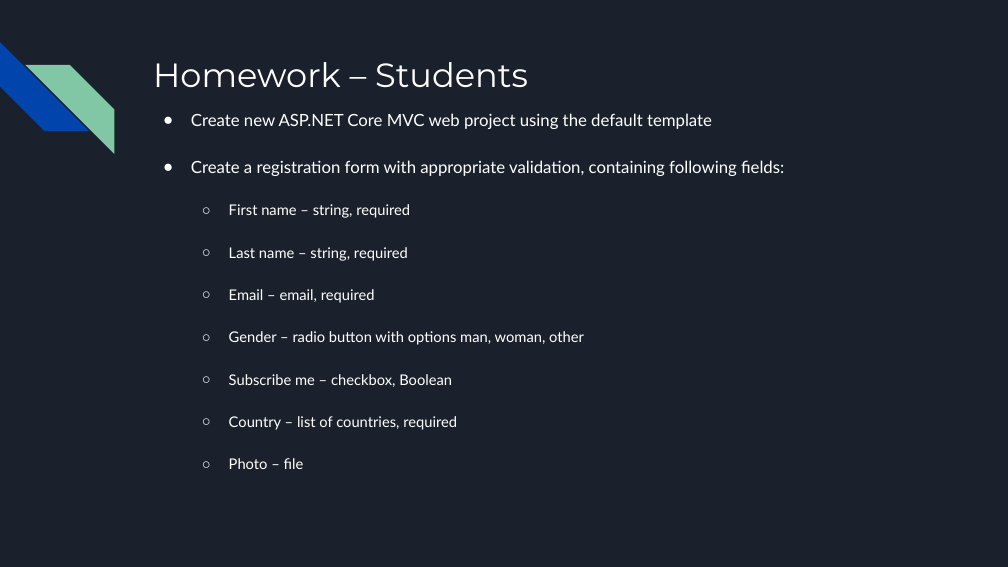
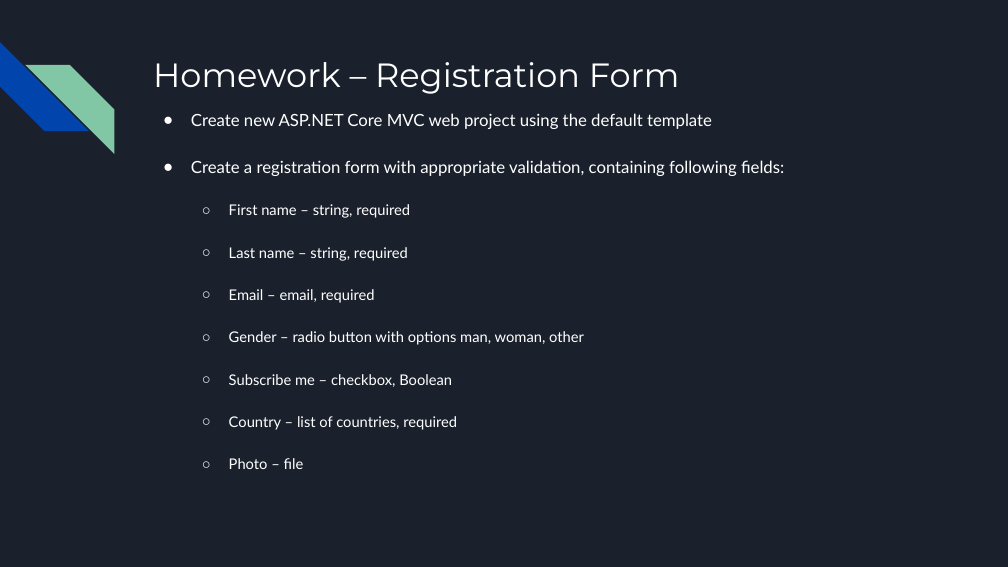
Before and after one commit to bulhard/Web-Programming, a slide deck: slide 21 of 00 Presentations/05 Forms and Validation.pptx. Drawn at 1008x567 pixels with LibreOffice and Linux fonts; fonts in the diff are those of the drawing. Boxes give left, top, right and bottom in pixels: in the first picture for what was removed or moved away, otherwise in the second. Text is boxed around its words. In the diff, an @@ line names an element or a change of style, - is before the commit and + after.

Commit message:
05

```diff
--- a/00 Presentations/05 Forms and Validation.pptx
+++ b/00 Presentations/05 Forms and Validation.pptx
@@ title at (153, 62, 680, 94): text changed @@
-Homework – Students
+Homework – Registration Form
```
